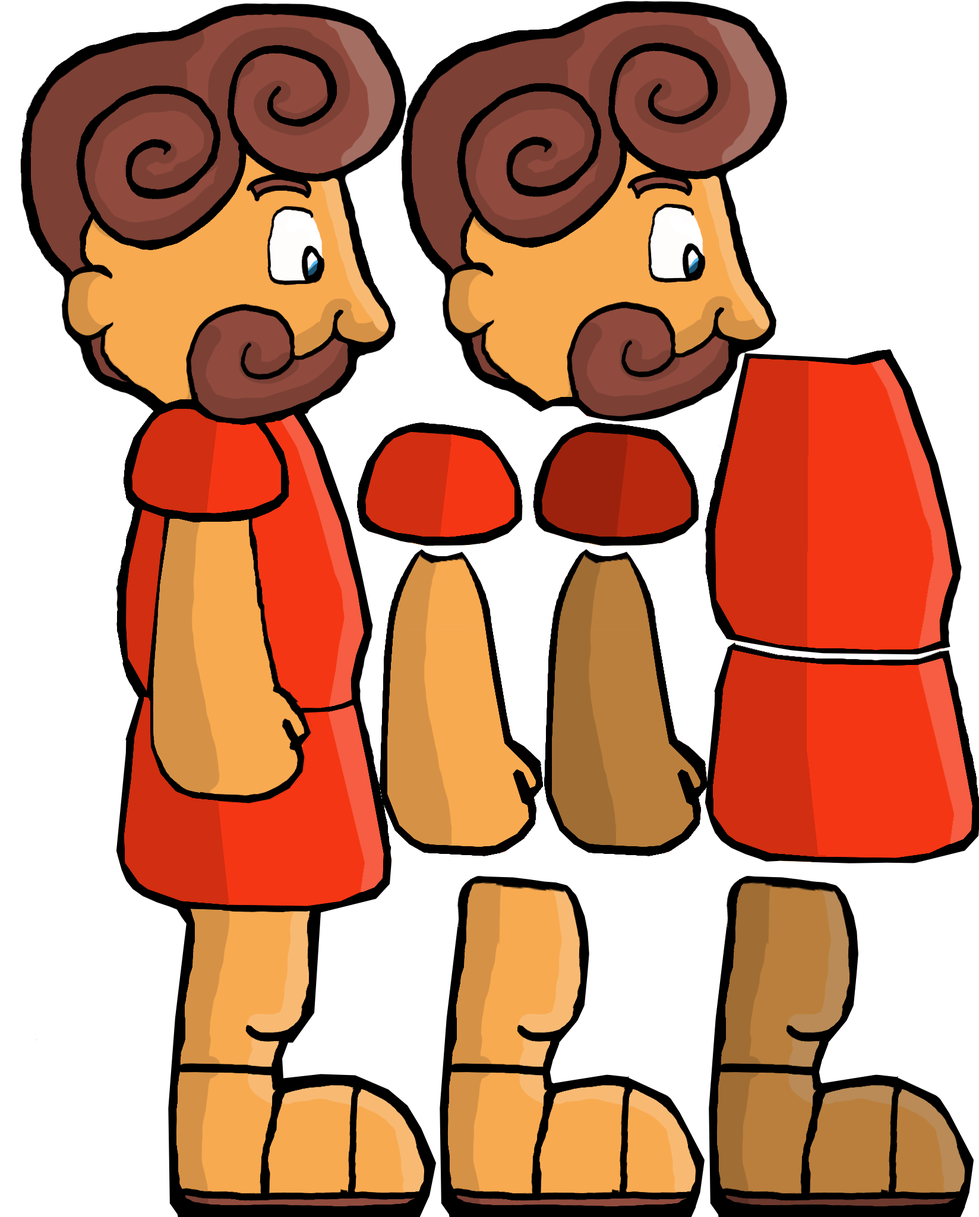
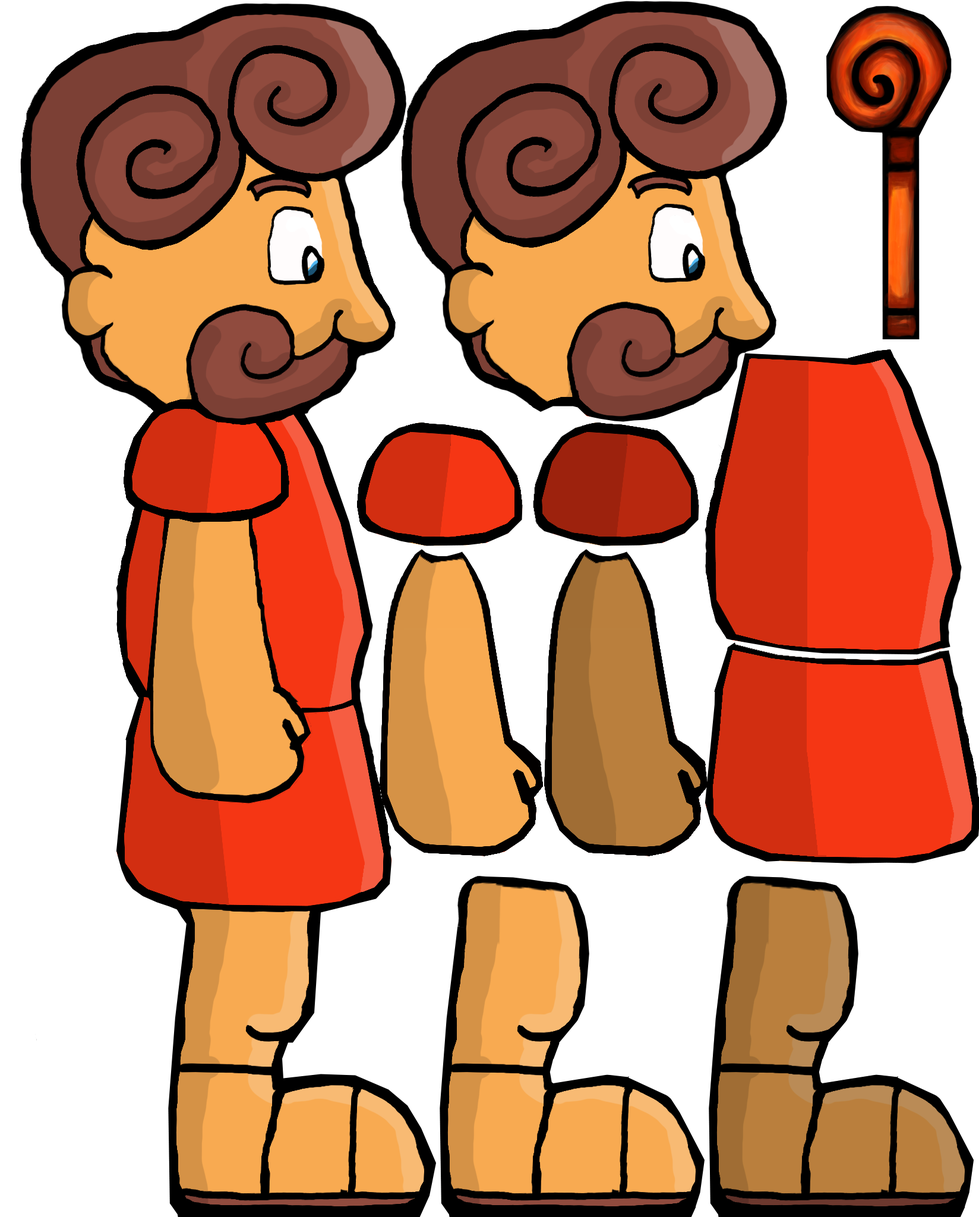
The second 979 x 1217 image is a revision of the first. Changes to its layers:
added layer "Fenchelrute" above "hinten schulter" over (x1=826, y1=5, x2=952, y2=340)
